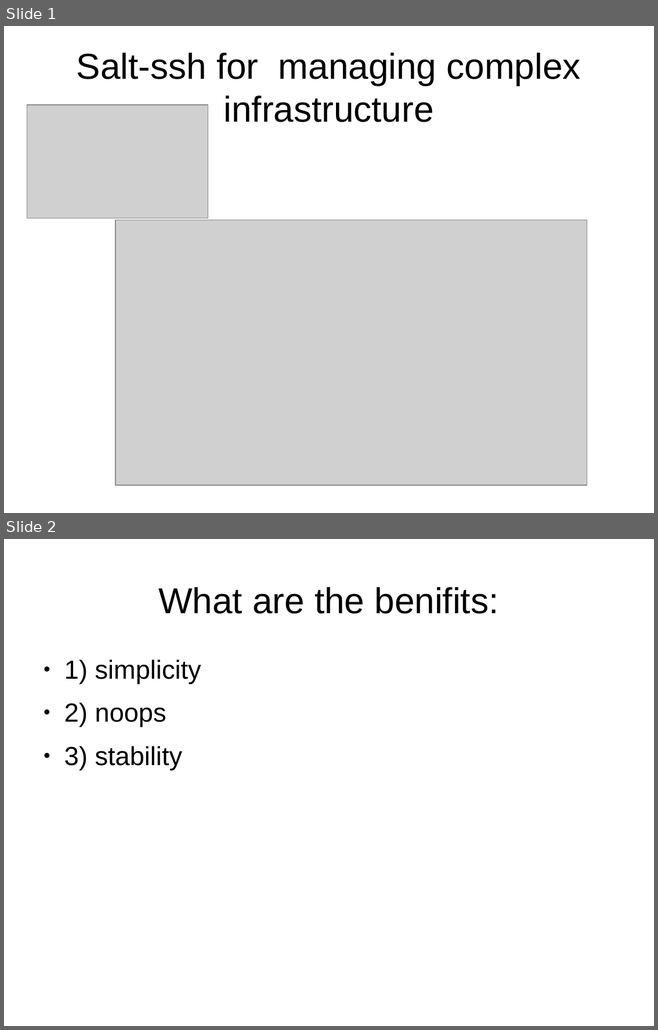
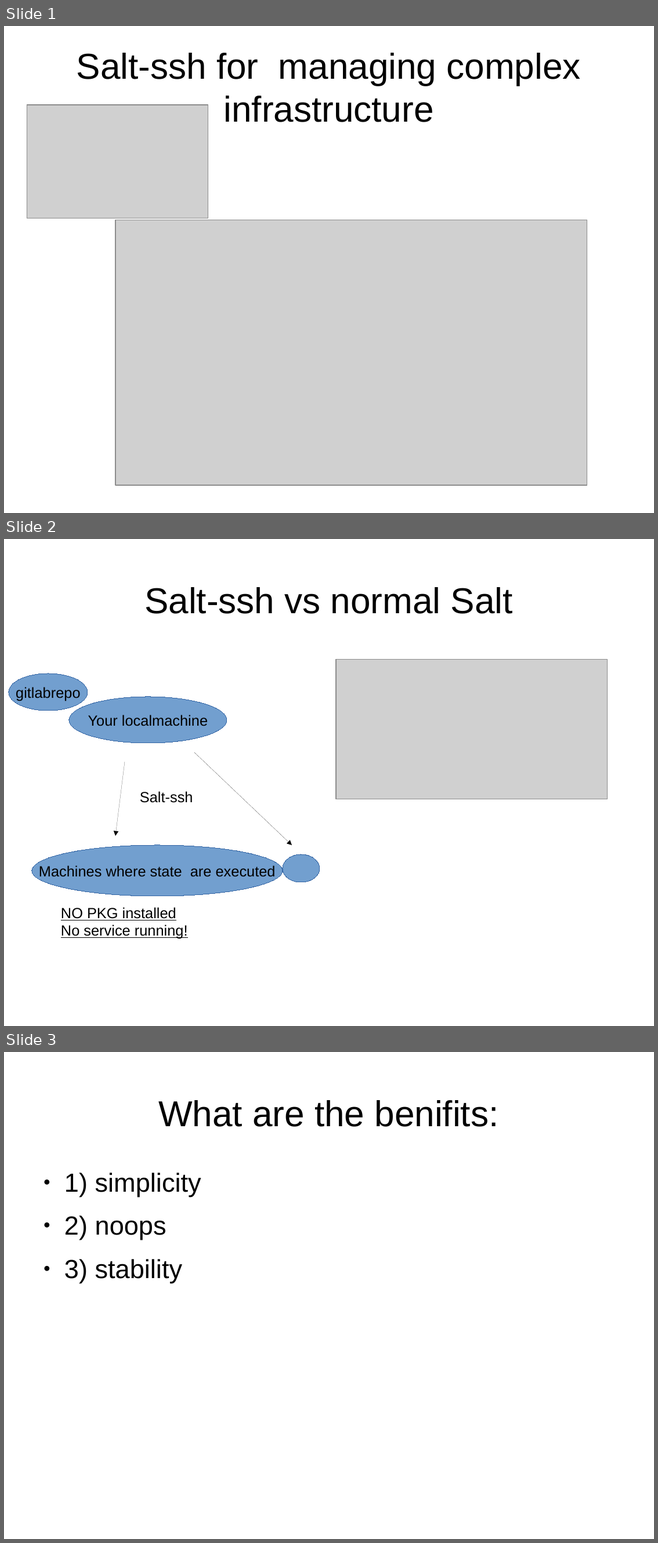
Before and after one commit to MalloZup/presentations, a slide deck: 2018/salt-ssh/salt-ssh.odp. Shown one above the other, each under a label of ours: slides 1 and 2 before the commit, slides 1, 2 and 3 after it. The pictures are 658x1030 and 658x1543 pixels, drawn with LibreOffice and Linux fonts; fonts in the diff are those of the drawing; grey boxes stand for pictures. Boxes give left, top, right and bottom in pixels: in the first picture for what was removed or moved away, otherwise in the second. Text is boxed around its words. In the diff, an @@ line names an element or a change of style, - is before the commit and + after.

Commit message:
add design

```diff
--- a/2018/salt-ssh/salt-ssh.odp
+++ b/2018/salt-ssh/salt-ssh.odp
@@ slide 2 added at [4, 539, 654, 1026], background #FFFFFF @@
@@ title added at [144, 587, 513, 614], 44 pt, text #000000 @@
+Salt-ssh vs normal Salt
@@ picture added at [336, 660, 608, 799] @@
@@ ellipse added at [9, 674, 88, 711], fill #729FCF, outline #3465A4 0 pt, 18 pt, text #000000 @@
+gitlabrepo
@@ ellipse added at [69, 697, 227, 744], fill #729FCF, outline #3465A4 0 pt, 18 pt, text #000000 @@
+Your localmachine
@@ arrow added from (125, 762) to (115, 836), #000000 0 pt @@
@@ arrow added from (194, 752) to (292, 845), #000000 0 pt @@
@@ text added at [140, 791, 193, 803], 18 pt, text #000000 @@
+Salt-ssh
@@ ellipse added at [32, 845, 282, 897], fill #729FCF, outline #3465A4 0 pt, 18 pt, text #000000 @@
+Machines where state are executed
@@ ellipse added at [282, 855, 320, 882], fill #729FCF, outline #3465A4 0 pt @@
@@ text added at [61, 907, 188, 939], 18 pt, text #000000, underline @@
+NO PKG installed
+No service running!
@@ what was slide 2 is now slide 3 @@
```
